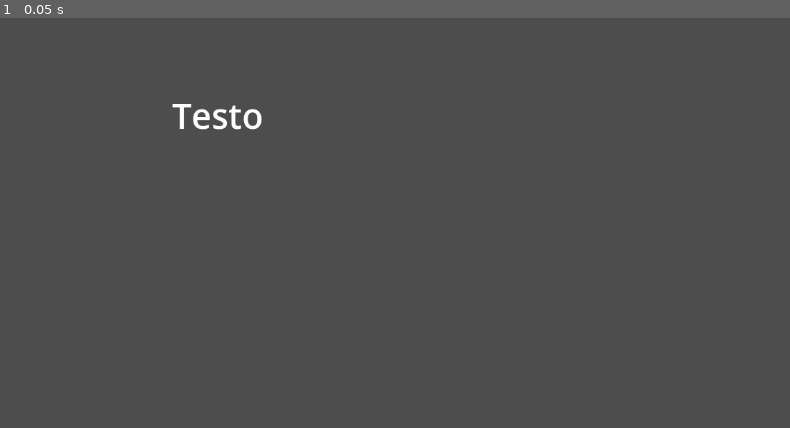
Above: before the commit, frame 1.
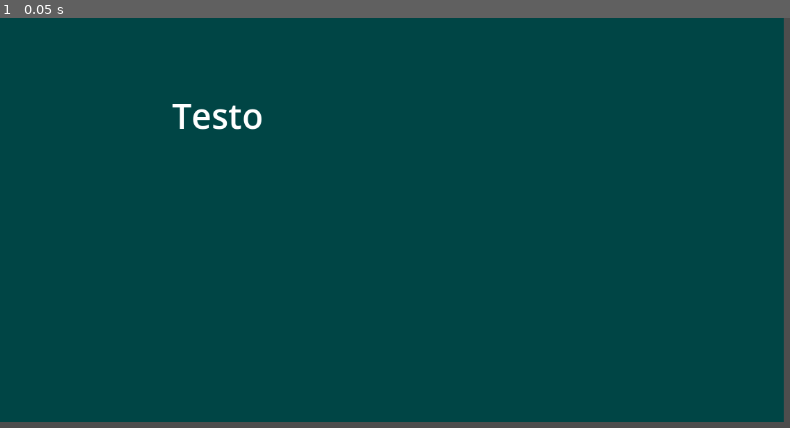
Above: after the commit, the same moment.

Repository: fiobabig/PirateJam16
Game: Godot game, scene res://game.tscn
Same seed, same stepped clock (60 frames per second), same inputs: the game is played once before the commit and once after it.
Inputs:
- Up to frame 1 (0.05 s): no input

The runs differ from the first frame. In frame 1, 98% of the frame differs, in the area x 0-100%, y 0-99%.

Commit message:
bg color

Diff:
--- a/game.tscn
+++ b/game.tscn
@@ -1,6 +1,11 @@
 [gd_scene format=3 uid="uid://fsrbi8ynj3jj"]
 
 [node name="Game" type="Node2D"]
+
+[node name="ColorRect" type="ColorRect" parent="."]
+offset_right = 1130.0
+offset_bottom = 583.0
+color = Color(3.24883e-07, 0.272122, 0.272278, 1)
 
 [node name="Label" type="Label" parent="."]
 offset_left = 248.0
